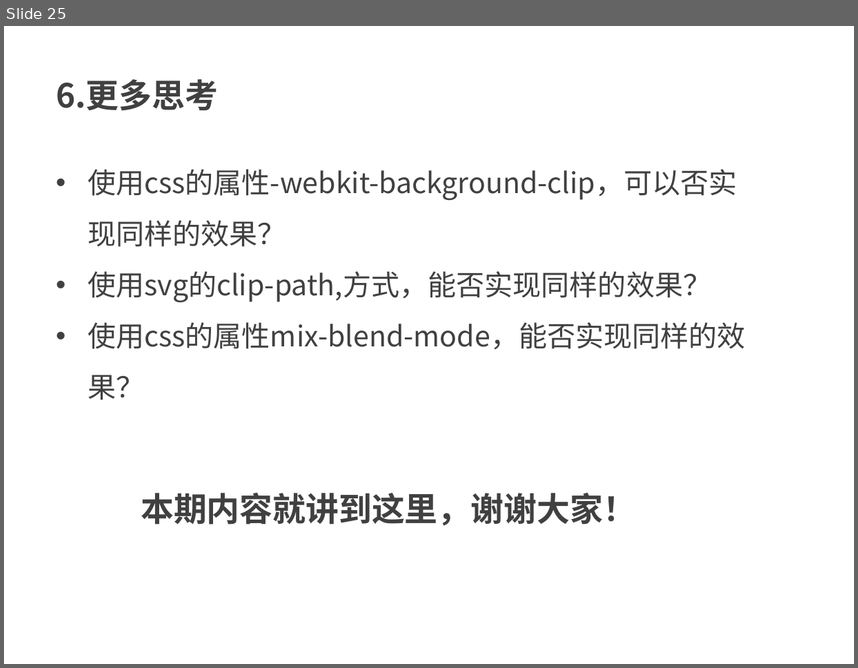
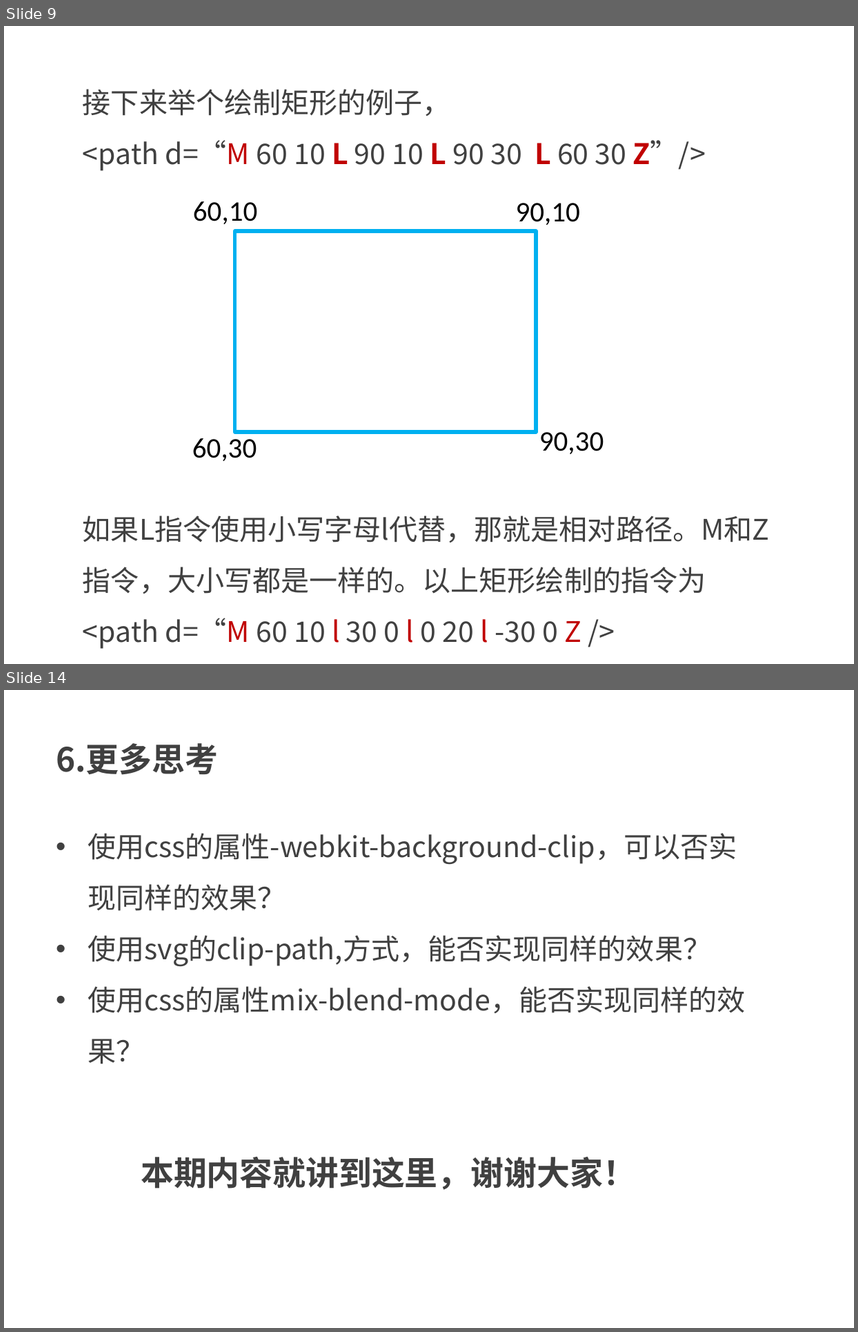
Before and after one commit to kong66/webAni, a slide deck: 9-svg-path-ani/svg-stroke-ani.pptx. Shown one above the other, each under a label of ours: slide 25 before the commit, slides 9 and 14 after it; the slides between them are not shown. The pictures are 858x668 and 858x1332 pixels, drawn with LibreOffice and Linux fonts; fonts in the diff are those of the drawing. Boxes give left, top, right and bottom in pixels: in the first picture for what was removed or moved away, otherwise in the second. Text is boxed around its words. In the diff, an @@ line names an element or a change of style, - is before the commit and + after.

```diff
--- a/9-svg-path-ani/svg-stroke-ani.pptx
+++ b/9-svg-path-ani/svg-stroke-ani.pptx
@@ slide 9 added at box(4, 26, 854, 664), background #FFFFFF @@
@@ text added at box(83, 89, 706, 171), 24 pt, text #404040 @@
+接下来举个绘制矩形的例子，
+<path d=“M 60 10 L 90 10 L 90 30 L 60 30 Z”/>
@@ text added at box(193, 201, 257, 224), 24 pt, text #000000 @@
+60,10
@@ text added at box(516, 203, 580, 225), 24 pt, text #000000 @@
+90,10
@@ rectangle added at box(235, 231, 536, 432), outline #00B0F0 3 pt @@
@@ text added at box(192, 438, 257, 461), 24 pt, text #000000 @@
+60,30
@@ text added at box(539, 432, 604, 454), 24 pt, text #000000 @@
+90,30
@@ text added at box(83, 515, 769, 648), 24 pt, text #404040 @@
+如果L指令使用小写字母l代替，那就是相对路径。M和Z指令，大小写都是一样的。以上矩形绘制的指令为
+<path d=“M 60 10 l 30 0 l 0 20 l -30 0 Z />
@@ what was slide 25 is now slide 14 @@
```
Also in this commit, not shown: 3 slides changed, 8 other slides added, 20 slides removed, 5 other files.
